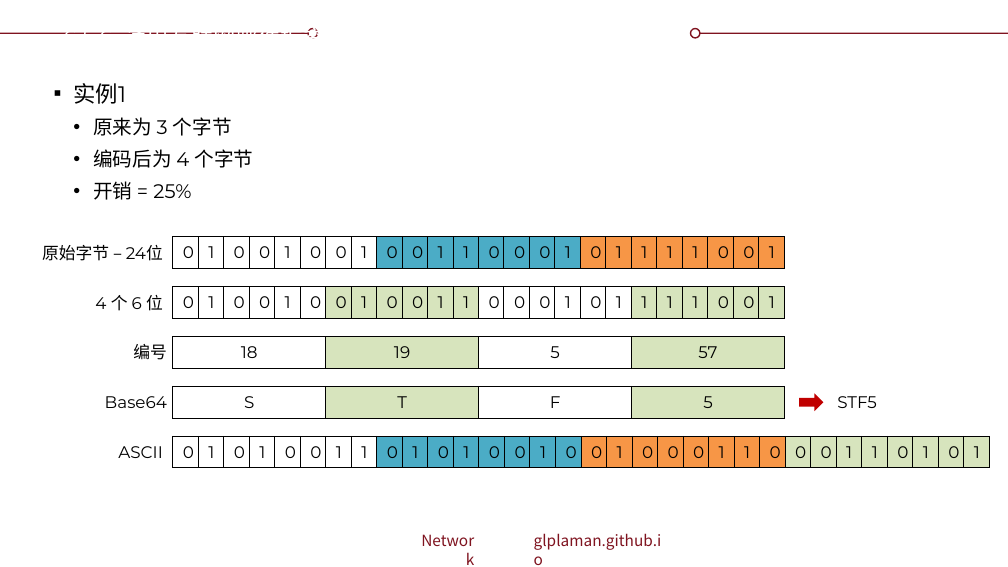
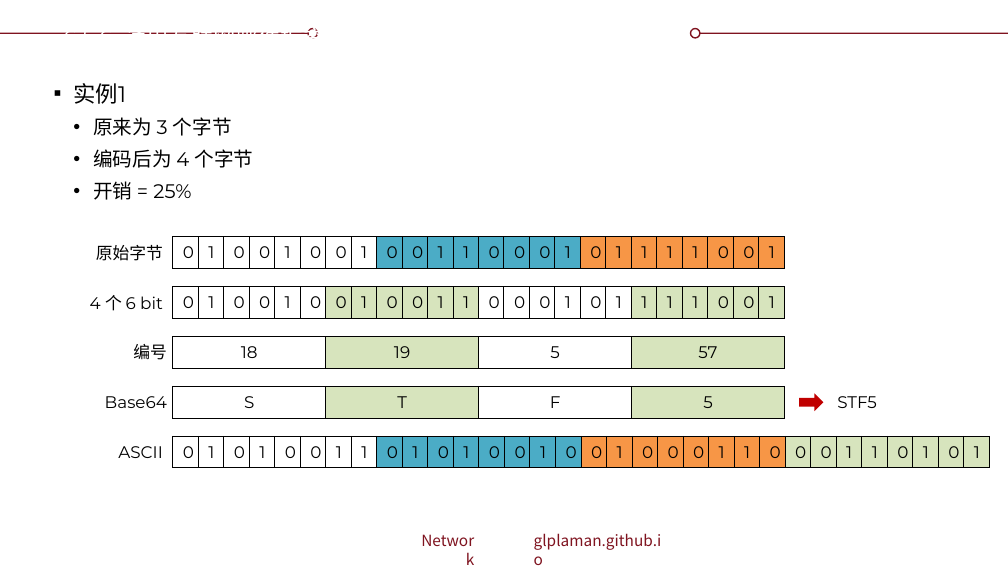
Before and after one commit to glplaman/glplaman.github.io, a slide deck: slide 158 of network/ppt/chap6.pptx. Drawn at 1008x567 pixels with LibreOffice and Linux fonts; fonts in the diff are those of the drawing; background and template pictures are left out. Boxes give left, top, right and bottom in pixels: in the first picture for what was removed or moved away, otherwise in the second. Text is boxed around its words. In the diff, an @@ line names an element or a change of style, - is before the commit and + after.

```diff
--- a/network/ppt/chap6.pptx
+++ b/network/ppt/chap6.pptx
@@ text at bbox=[96, 245, 163, 261]: text changed @@
-原始字节 – 24位
+原始字节
@@ text at bbox=[90, 295, 163, 311]: text changed @@
-4 个 6 位
+4 个 6 bit
```
Also in this commit, not shown: 6 other slides changed, 5 slides added, 14 other files.
